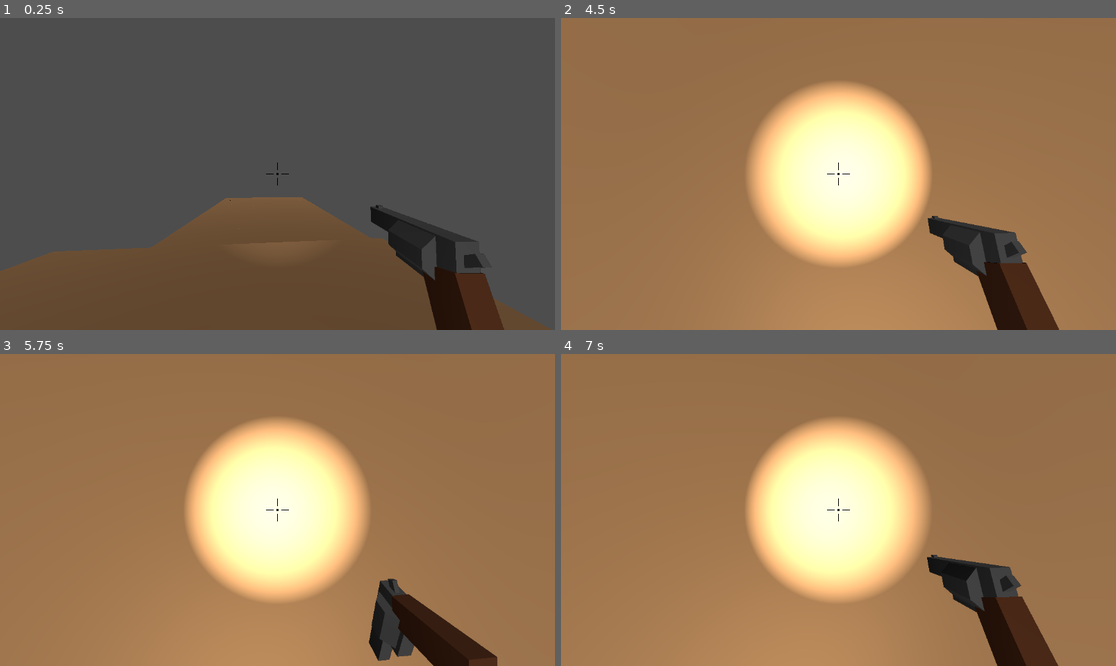
Above: before the commit, frames 1-4 (two rows, left to right).
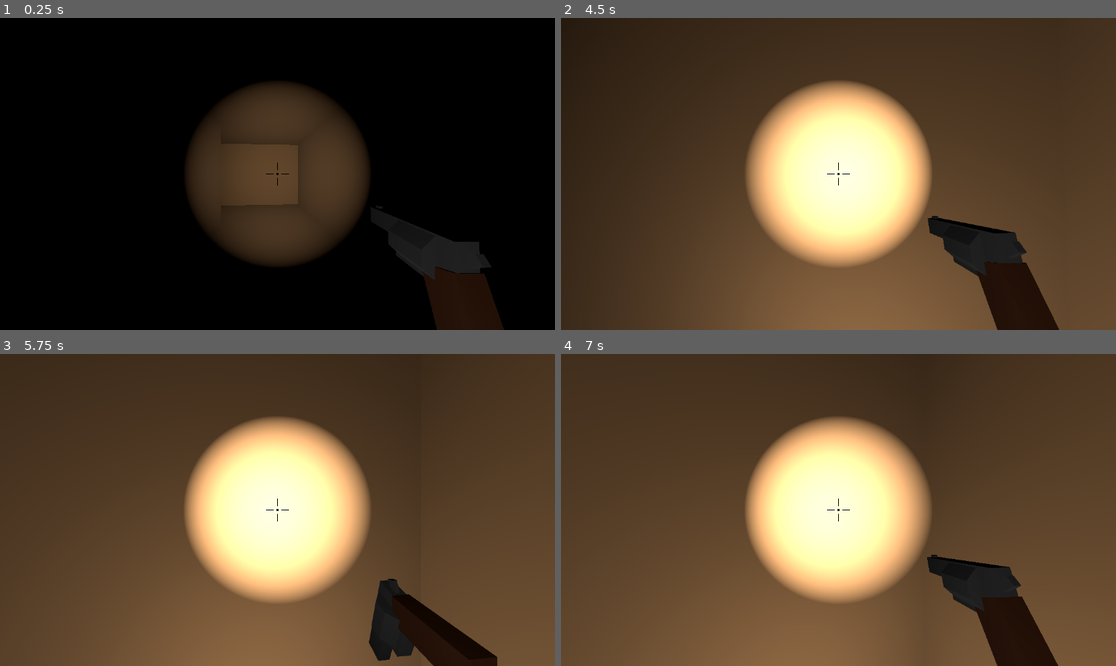
Above: after the commit, the same moments.

Repository: isterkvarn/MazeShooter
Game: Godot game, scene res://main.tscn
Two runs of this game, one before a commit and one after it. Both use one fixed random seed, a clock stepped at 60 frames per second and the inputs below.
Inputs (mouse positions are in pixels of both pictures, inside the frame that each line leads up to):
- Up to frame 1 (0.25 s): no input
- Up to frame 2 (4.5 s): move the mouse to (866, 174) at 0.52 s; hold W (forward) from 0.53 s (still down); click (866, 174) at 0.6 s; tap Space (jump) at 0.77, 1.52, 3.02, 3.77 s; move the mouse to (810, 174) at 1.27 s; click (810, 174) at 1.35 s; move the mouse to (849, 167) at 2.02 s; click (849, 167) at 2.1 s; move the mouse to (832, 180) at 2.77 s; click (832, 180) at 2.85 s; move the mouse to (877, 177) at 3.52 s; click (877, 177) at 3.6 s; tap R (reload) at 4.15 s; tap Enter at 4.25 s; move the mouse to (794, 170) at 4.27 s; click (794, 170) at 4.35 s
- Up to frame 3 (5.75 s): keep holding W (forward); tap Space (jump) at 4.52 s; move the mouse to (283, 510) at 5.02 s; click (283, 510) at 5.1 s
- Up to frame 4 (7 s): tap Space (jump) at 5.75, 6.02, 6.77 s; move the mouse to (816, 503) at 5.77 s; release W (forward) at 5.78 s; hold D (right) 5.78-6.53 s; click (816, 503) at 5.85 s; move the mouse to (866, 510) at 6.52 s; hold W (forward) from 6.53 s (still down); click (866, 510) at 6.6 s

The runs differ from the first frame. In frame 1, 97% of the frame differs, in the area x 0-100%, y 0-100%; in frame 2, 86%; in frame 3, 87%; in frame 4, 87%.

Commit message:
added so things can die

Diff:
--- a/goat_man/goat_man.gd
+++ b/goat_man/goat_man.gd
@@ -1,4 +1,4 @@
-extends Node3D
+extends Area3D
 
 const SPEED = 30
 const CORRIDOR_SIZE = 5
@@ -18,8 +18,6 @@
 
 	# Always run forward
 	global_position += forward*SPEED*delta
-
-	#print(in_grid())
 
 	if forward_ray.is_colliding() or (in_grid() and turn_timer <= 0 and
 	(not left_ray.is_colliding() or not right_ray.is_colliding())):
@@ -62,3 +60,10 @@
 	var within_z = (POS_MARGIN > (mod_z + decimal_z)) or (POS_MARGIN > (mod_z - decimal_z))
 
 	return within_x and within_z
+
+func hit():
+	queue_free()
+
+func _on_body_entered(body):
+	if body.is_in_group("player"):
+		body.dead()
--- a/goat_man/goat_man.tscn
+++ b/goat_man/goat_man.tscn
@@ -1,14 +1,22 @@
-[gd_scene load_steps=4 format=3 uid="uid://qllw88lr10ht"]
+[gd_scene load_steps=6 format=3 uid="uid://qllw88lr10ht"]
 
 [ext_resource type="Script" path="res://goat_man/goat_man.gd" id="1_q72k3"]
+[ext_resource type="AudioStream" uid="uid://dglxgxncosofh" path="res://assests/sounds/fast-run-113726.mp3" id="2_qbadp"]
+
+[sub_resource type="BoxShape3D" id="BoxShape3D_ppe2j"]
+size = Vector3(4, 4, 4)
 
 [sub_resource type="BoxMesh" id="BoxMesh_4hody"]
 size = Vector3(4, 4, 4)
 
 [sub_resource type="BoxMesh" id="BoxMesh_jmw0y"]
 
-[node name="GoatMan" type="Node3D"]
+[node name="GoatMan" type="Area3D" groups=["goat"]]
 script = ExtResource("1_q72k3")
+
+[node name="CollisionShape3D" type="CollisionShape3D" parent="."]
+transform = Transform3D(1, 0, 0, 0, 1, 0, 0, 0, 1, 0, 2, 0)
+shape = SubResource("BoxShape3D_ppe2j")
 
 [node name="TestGoatMesh" type="MeshInstance3D" parent="."]
 transform = Transform3D(1, 0, 0, 0, 1, 0, 0, 0, 1, 0, 2, 0)
@@ -29,3 +37,10 @@
 [node name="RayCastLeft" type="RayCast3D" parent="."]
 transform = Transform3D(1, 0, 0, 0, 1, 0, 0, 0, 1, 0, 1.63611, 0)
 target_position = Vector3(-3, 0, 0)
+
+[node name="AudioStreamPlayer3D" type="AudioStreamPlayer3D" parent="."]
+stream = ExtResource("2_qbadp")
+autoplay = true
+doppler_tracking = 1
+
+[connection signal="body_entered" from="." to="." method="_on_body_entered"]
--- a/main.tscn
+++ b/main.tscn
@@ -64,7 +64,7 @@
 [node name="Node3D" type="Node3D"]
 
 [node name="Player" parent="." instance=ExtResource("1_ob3t7")]
-transform = Transform3D(-0.99555, 0, 0.09423, 0, 1, 0, -0.09423, 0, -0.99555, 6.57478, 26.9521, -32.5074)
+transform = Transform3D(-0.99555, 0, 0.09423, 0, 1, 0, -0.09423, 0, -0.99555, 0.450681, 2.30189, 69.5726)
 
 [node name="GridMap" type="GridMap" parent="."]
 transform = Transform3D(1, 0, 0, 0, 1, 0, 0, 0, 1, 2.5, 0, 2.5)
@@ -77,7 +77,7 @@
 metadata/_editor_floor_ = Vector3(0, 4, 0)
 
 [node name="GridMap2" type="GridMap" parent="."]
-transform = Transform3D(1, 0, 0, 0, 1, 0, 0, 0, 1, 2.64601, 0, 2.31129)
+transform = Transform3D(1, 0, 0, 0, 1, 0, 0, 0, 1, 2.5, 0, 2.5)
 mesh_library = SubResource("MeshLibrary_5tegd")
 physics_material = SubResource("PhysicsMaterial_npnv8")
 cell_size = Vector3(5, 5, 5)
@@ -94,6 +94,3 @@
 
 [node name="GoatMan3" parent="." instance=ExtResource("3_sd3qg")]
 transform = Transform3D(-1, 0, -8.74228e-08, 0, 1, 0, 8.74228e-08, 0, -1, 30.042, 0, 12.8891)
-
-[node name="DirectionalLight3D" type="DirectionalLight3D" parent="."]
-transform = Transform3D(1, 0, 0, 0, -0.922653, 0.385632, 0, -0.385632, -0.922653, 0, 24.688, 0)
--- a/player/player.gd
+++ b/player/player.gd
@@ -11,6 +11,7 @@
 @onready var rotation_helper = $RotationHelper
 @onready var muzzle = $RotationHelper/MuzzleFlash
 @onready var animator = $RotationHelper/AnimationPlayer
+@onready var shoot_ray = $RotationHelper/ShootRay
 
 const MAG_SIZE = 6
 const MUZZLE_TIME = 0.2
@@ -73,6 +74,9 @@
 		muzzle.visible = true
 		muzzle_timer = MUZZLE_TIME
 		mag -= 1
+		var collider = shoot_ray.get_collider()
+		if collider != null and collider.is_in_group("goat"):
+				collider.hit()
 
 	if Input.is_action_just_pressed("reload") or mag <= 0:
 		reload_timer = RELOAD_TIME
@@ -84,3 +88,6 @@
 		muzzle_timer -= delta
 	else:
 		muzzle.visible = false
+
+func dead():
+	get_tree().reload_current_scene()
--- a/player/player.tscn
+++ b/player/player.tscn
@@ -50,7 +50,7 @@
 emission = Color(0.913725, 0.847059, 0, 1)
 emission_energy_multiplier = 2.62
 
-[node name="Player" type="CharacterBody3D"]
+[node name="Player" type="CharacterBody3D" groups=["player"]]
 script = ExtResource("1_c0mdm")
 
 [node name="CollisionShape3D" type="CollisionShape3D" parent="."]
@@ -58,6 +58,11 @@
 
 [node name="RotationHelper" type="Node3D" parent="."]
 transform = Transform3D(1, 0, 0, 0, 1, 0, 0, 0, 1, 0, 0.621092, 0)
+
+[node name="ShootRay" type="RayCast3D" parent="RotationHelper"]
+transform = Transform3D(1, 0, 0, 0, 1, 0, 0, 0, 1, 0, -0.0435137, 0)
+target_position = Vector3(0, 0, -100)
+collide_with_areas = true
 
 [node name="AnimationPlayer" type="AnimationPlayer" parent="RotationHelper"]
 libraries = {
Not shown, added: assests/sounds/fast-run-113726.mp3.import
Not shown, added: assests/sounds/fast-run-113726.mp3
